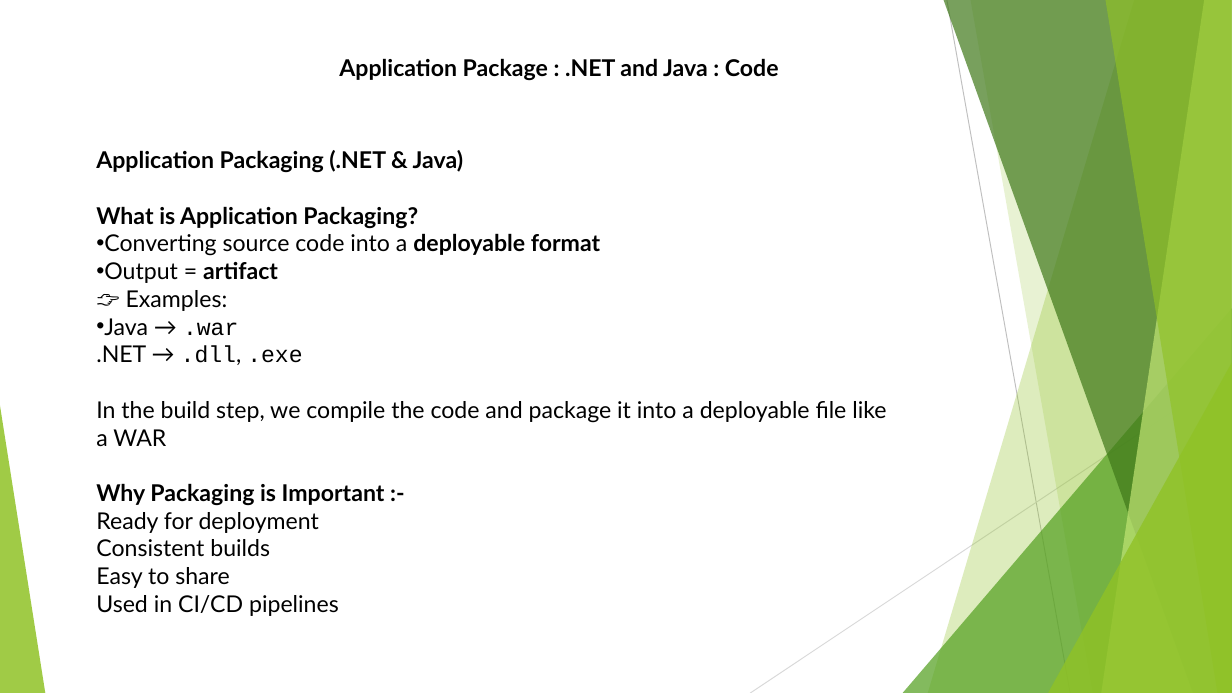
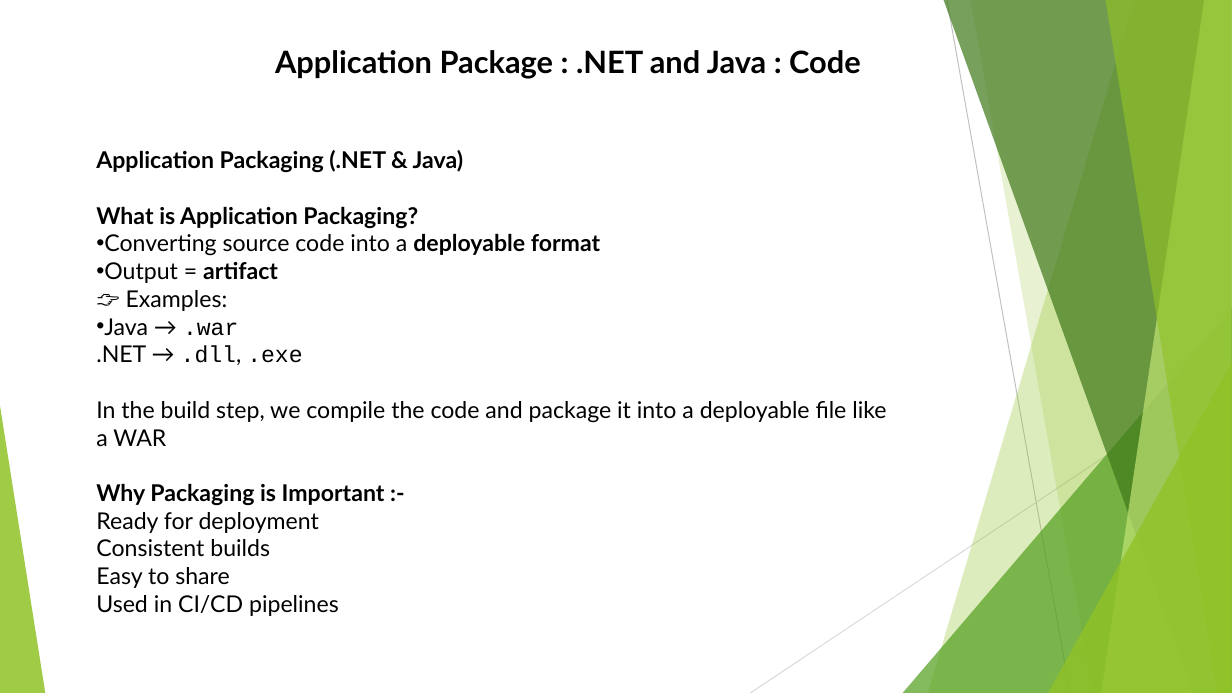
Before and after one commit to Mephist0phele/DevOps-Prep, a slide deck: slide 8 of DevOps PPT.pptx (slide 7 before the commit). Drawn at 1232x693 pixels with LibreOffice and Linux fonts; fonts in the diff are those of the drawing. Boxes give left, top, right and bottom in pixels: in the first picture for what was removed or moved away, otherwise in the second. Text is boxed around its words. In the diff, an @@ line names an element or a change of style, - is before the commit and + after.

```diff
--- a/DevOps PPT.pptx
+++ b/DevOps PPT.pptx
@@ text "Application Package : .NET and ...": place and size @@
-text "Application Package : .NET and ..." at bbox=[339, 58, 779, 80]
+text "Application Package : .NET and ..." at bbox=[275, 50, 861, 79]
@@ text "Application Package : .NET and ..." at bbox=[275, 50, 861, 79]: size 18 to 24 pt @@
```
Also in this commit, not shown: 5 other slides changed, 6 slides added, 1 slide removed.
